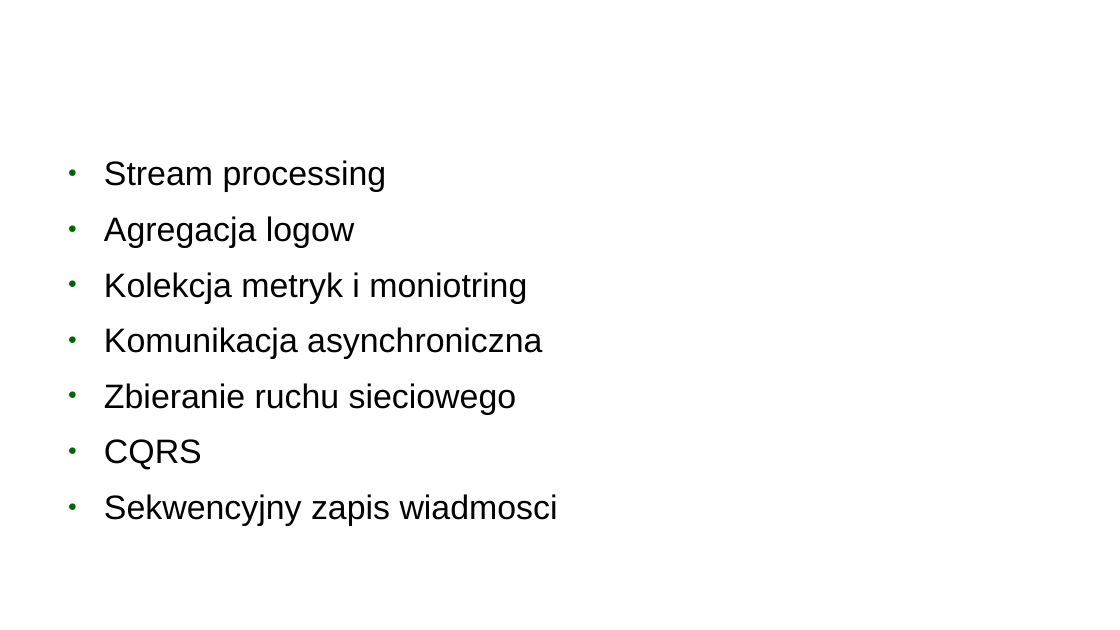
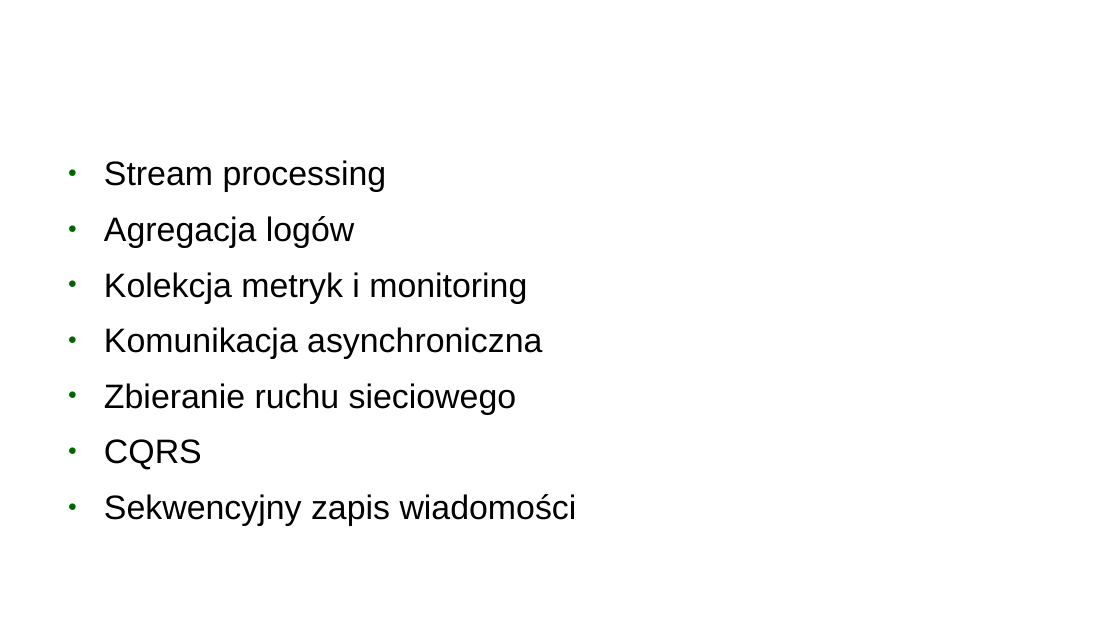
Before and after one commit to sinu0/kafka_example, a slide deck: slide 6 of Bez tytułu 1.odp (slide 4 before the commit). Drawn at 1120x630 pixels with LibreOffice and Linux fonts; fonts in the diff are those of the drawing; background and template pictures are left out. Boxes give left, top, right and bottom in pixels: in the first picture for what was removed or moved away, otherwise in the second. Text is boxed around its words. In the diff, an @@ line names an element or a change of style, - is before the commit and + after.

```diff
--- a/Bez tytułu 1.odp
+++ b/Bez tytułu 1.odp
@@ text at box(104, 216, 527, 303): text changed @@
-● Agregacja logow
-● Kolekcja metryk i moniotring
+● Agregacja logów
+● Kolekcja metryk i monitoring
@@ text at box(104, 494, 577, 526): text changed @@
-● Sekwencyjny zapis wiadmosci
+● Sekwencyjny zapis wiadomości
```
Also in this commit, not shown: 3 other slides changed, 5 slides added, 1 slide removed, 2 other files.
